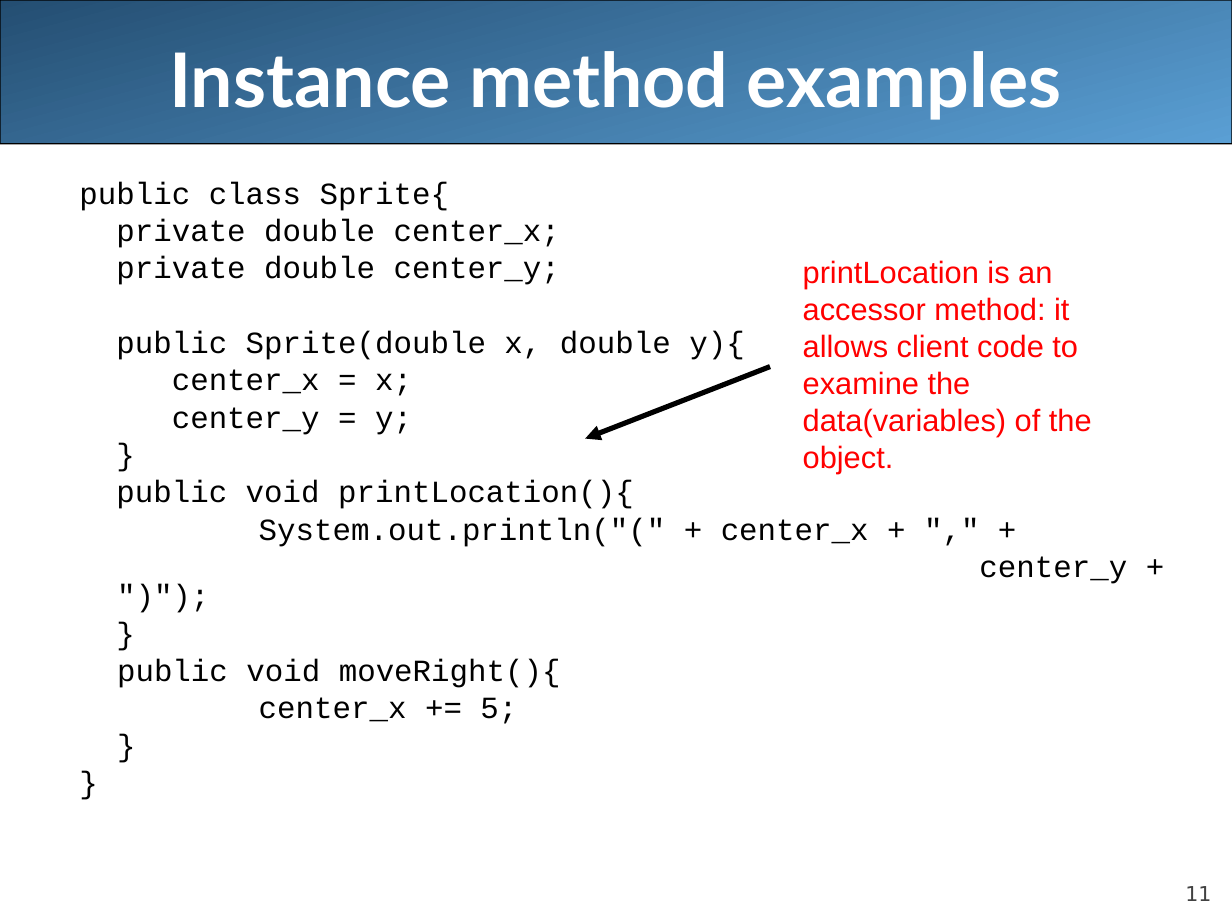
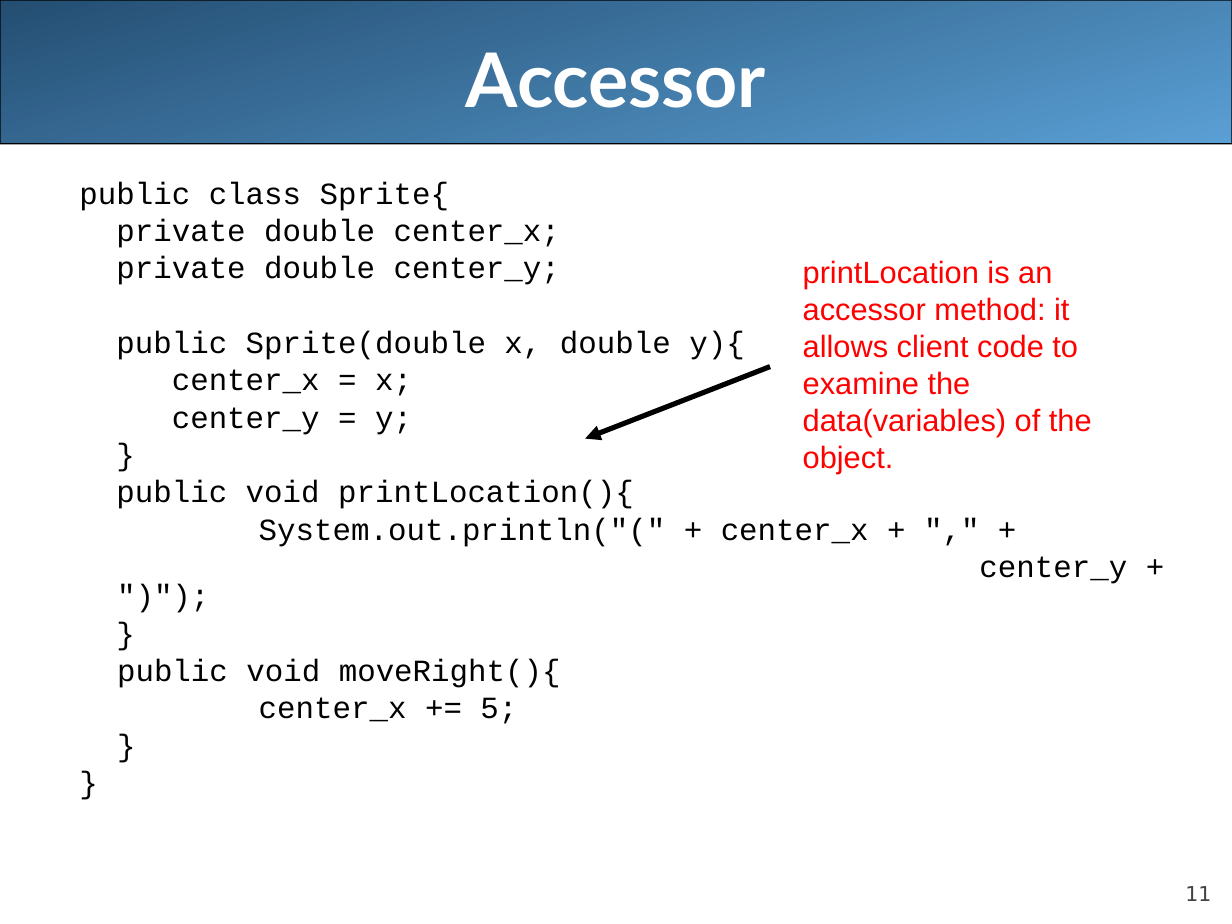
Before and after one commit to LongBaoNguyen/longbaonguyen.github.io, a slide deck: slide 11 of courses/apcsa/lecture13.ppt. Drawn at 1232x924 pixels with LibreOffice and Linux fonts; fonts in the diff are those of the drawing. Boxes give left, top, right and bottom in pixels: in the first picture for what was removed or moved away, otherwise in the second. Text is boxed around its words. In the diff, an @@ line names an element or a change of style, - is before the commit and + after.

```diff
--- a/courses/apcsa/lecture13.ppt
+++ b/courses/apcsa/lecture13.ppt
@@ title at <box>466,52,766,108</box>: text changed @@
-Instance method examples
+Accessor
```
Also in this commit, not shown: 12 other slides changed, 1 other file.
